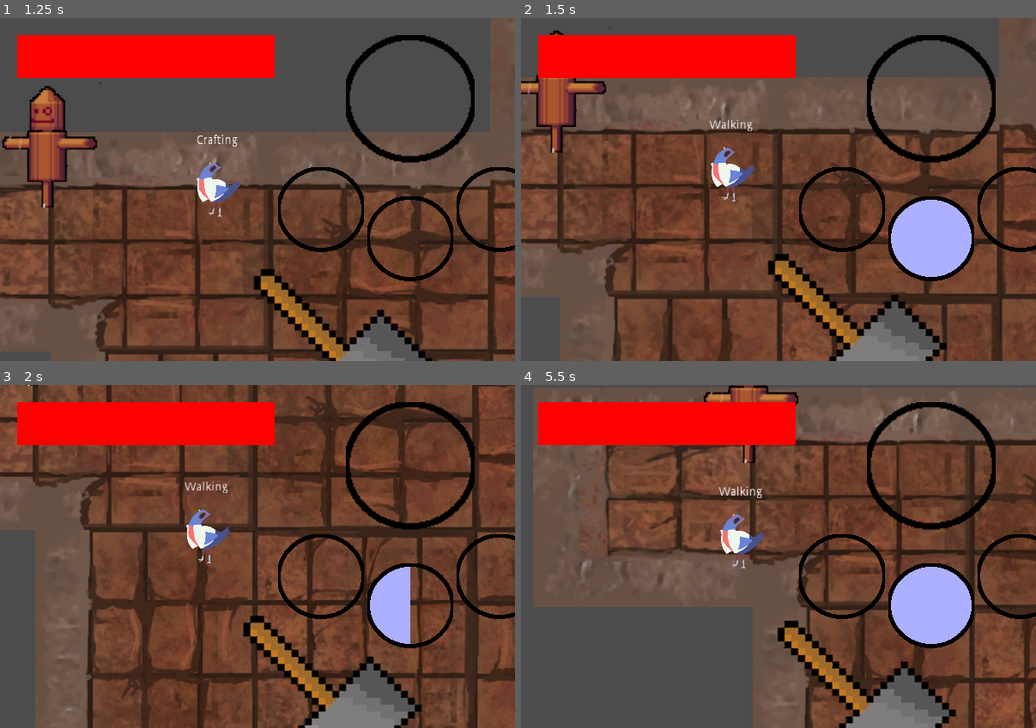
Above: before the commit, frames 1-4 (two rows, left to right).
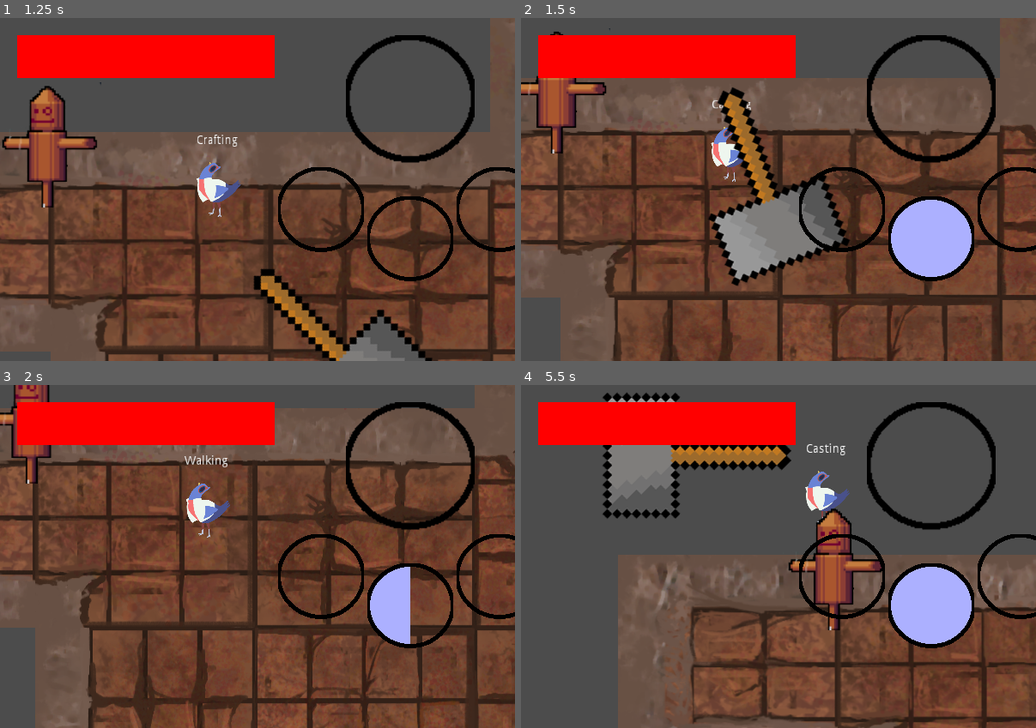
Above: after the commit, the same moments.

Repository: Alexzander-Stone/A-Squire-s-Tale
Game: Godot game, scene res://World.tscn
Two runs of this game, one before a commit and one after it. Both use one fixed random seed, a clock stepped at 60 frames per second and the inputs below.
Inputs:
- Up to frame 1 (1.25 s): tap Enter at 0.5 s; hold Right (ui_right) from 0.53 s (still down); hold Shift (craft) from 0.53 s (still down)
- Up to frame 2 (1.5 s): release Right (ui_right) at 1.28 s; release Shift (craft) at 1.28 s; hold Down (ui_down) from 1.28 s (still down); tap S (primary_ability) at 1.35 s
- Up to frame 3 (2 s): keep holding Down (ui_down)
- Up to frame 4 (5.5 s): release Down (ui_down) at 2.03 s; hold Right (ui_right) 2.03-2.78 s; tap one key every 0.75 s from 2.1 s: A (secondary_ability) W (super_ability) D (ternary_ability) Shift (craft) S (primary_ability); hold Up (ui_up) 2.78-3.53 s; hold Left (ui_left) 3.53-5.03 s; hold Down (ui_down) from 5.03 s (still down)

Frame 1 is identical in both runs. In frame 2, 13% of the frame differs, in the area x 0-100%, y 0-100%; in frame 3, 44%; in frame 4, 65%, in the area x 2-100%, y 0-100%.

Commit message:
implemented directional attacking

Diff:
--- a/Attack/Attack.tscn
+++ b/Attack/Attack.tscn
@@ -574,7 +574,7 @@
 "values": [ Color( 1, 1, 1, 1 ) ]
 }
 
-[node name="Weapon" type="Area2D" index="0"]
+[node name="Weapon" type="Area2D"]
 
 visible = false
 position = Vector2( 125, 175 )
--- a/Player/Player.tscn
+++ b/Player/Player.tscn
@@ -25,7 +25,7 @@
 "speed": 5.0
 } ]
 
-[node name="Player" type="Node2D"]
+[node name="Player" type="Node2D" index="0"]
 
 position = Vector2( 106.147, 63.6884 )
 script = ExtResource( 1 )
@@ -182,7 +182,6 @@
 [node name="Weapon" parent="." index="6" instance=ExtResource( 15 )]
 
 visible = true
-_sections_unfolded = [ "Collision", "Transform", "Visibility" ]
 
 
 [editable path="Weapon"]
--- a/Player/Scripts/Movement States/Casting.gd
+++ b/Player/Scripts/Movement States/Casting.gd
@@ -7,6 +7,8 @@
 
 var ability_node
 var weapon_animation_node
+var parent_node
+var dict = {"10" : "Primary_Attack_1R", "11" : "Primary_Attack_1DR", "01" : "Primary_Attack_1D", "-11" : "Primary_Attack_1DL", "-10" : "Primary_Attack_1L", "-1-1" : "Primary_Attack_1TL", "0-1" : "Primary_Attack_1T", "1-1" : "Primary_Attack_1TR"}
 
 var casting_animation_timer = 0
 var timeToAnimate = 2
@@ -14,6 +16,7 @@
 func _ready():
 	ability_node = $"../../Abilities"
 	weapon_animation_node = $"../../Weapon/AnimationPlayer"
+	parent_node = $"../.."
 
 func enter(args):
 	#if args == 0, we have a combo spell, so we use the crafting container
@@ -26,8 +29,7 @@
 	#add condition checking for cooldown
 	if(args[0] == 1 && ability_node.primary_cooldown_timer <= 0):
 		#select animation and play it. Rotate based on player's current direction.
-
-		weapon_animation_node.play("Primary_Attack_1")
+		weapon_animation_node.play(dict[str(round(parent_node.direction_vector[0])) + str(round(parent_node.direction_vector[1]))])
 		print("first ability activate")
 		emit_signal("primary_used")
 		#set timeToAnimate to the animation duration
--- a/Player/Scripts/Movement States/Inheritable Classes/IMoving.gd
+++ b/Player/Scripts/Movement States/Inheritable Classes/IMoving.gd
@@ -27,7 +27,12 @@
 		var playerAngle = atan(abs(verticalMove) / abs(horizontalMove))
 		owner.velocity.x = cos(playerAngle) * horizontalMove * VELOCITY
 		owner.velocity.y = sin(playerAngle) * verticalMove * VELOCITY
+
 	else:
 		owner.velocity.x = horizontalMove * VELOCITY
 		owner.velocity.y = verticalMove * VELOCITY
+
+	#only update the direction vector if the player inputs a direction
+	if(horizontalMove != 0 or verticalMove != 0):
+		owner.update_direction_vector()
 	owner.update_position()
--- a/Player/Scripts/Player.gd
+++ b/Player/Scripts/Player.gd
@@ -17,13 +17,14 @@
 
 func update_position():
 	#position += velocity
-	update_direction_vector()
+	#update_direction_vector()
 	if get_node("KinematicBody2D").move_and_collide(velocity):
 		print("collide")
 	position = get_node("KinematicBody2D").position
 
 func update_direction_vector():
 	direction_vector = velocity.normalized()
+	print(direction_vector)
 
 func add_to_crafting(integer):
 	crafting_container.append(integer)
